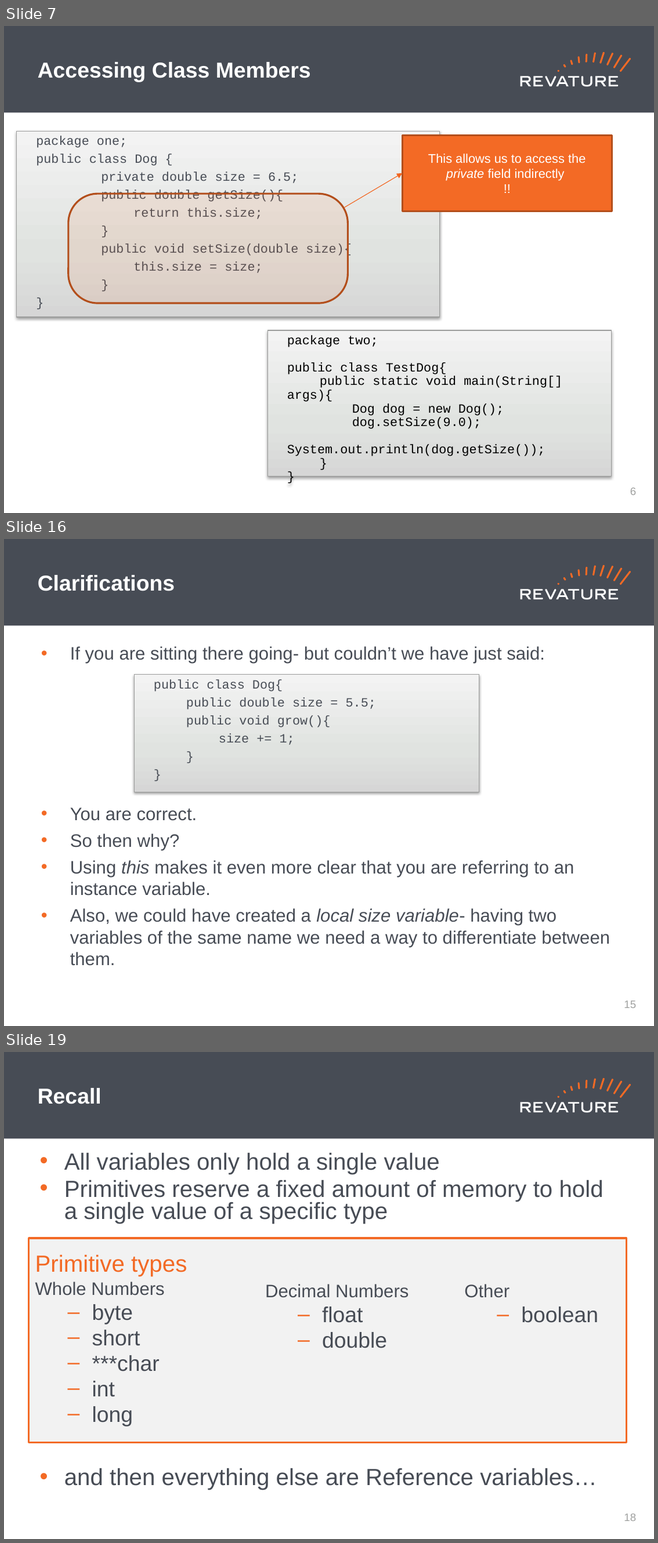
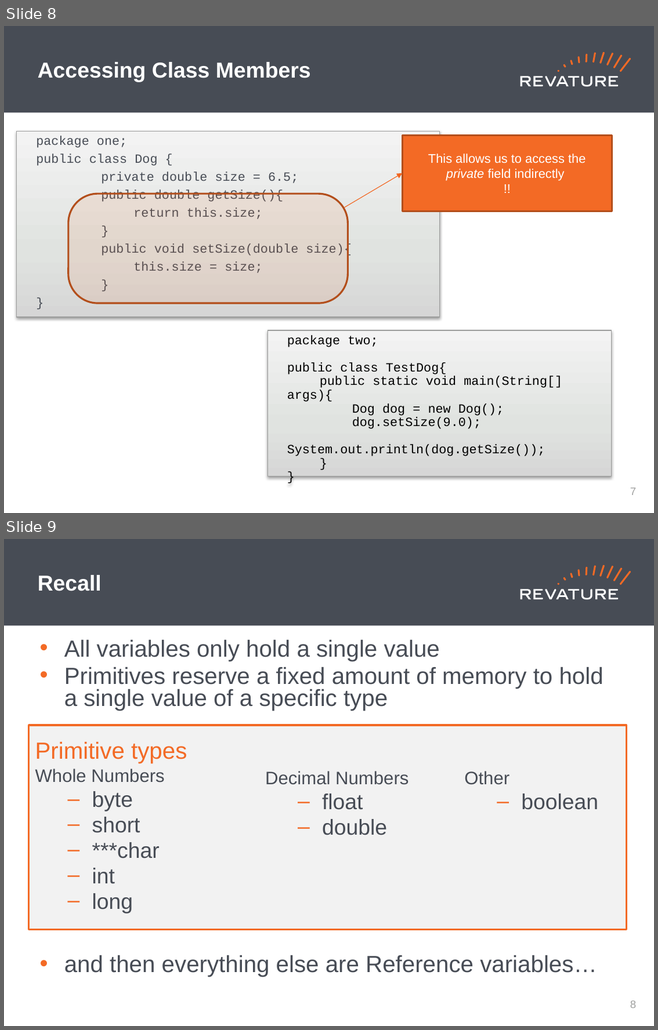
Before and after one commit to jhigherevature/8302021_RAP, a slide deck: powerpoints/Day_7.pptx. Shown one above the other, each under a label of ours: slides 7, 16 and 19 before the commit, slides 8 and 9 after it; the slides between them are not shown. The pictures are 658x1543 and 658x1030 pixels, drawn with LibreOffice and Linux fonts; fonts in the diff are those of the drawing. Boxes give left, top, right and bottom in pixels: in the first picture for what was removed or moved away, otherwise in the second. Text is boxed around its words. In the diff, an @@ line names an element or a change of style, - is before the commit and + after.

```diff
--- a/powerpoints/Day_7.pptx
+++ b/powerpoints/Day_7.pptx
@@ slide 16 removed at (x1=4, y1=539, x2=654, y2=1026), background #FFFFFF; not listed: 19 template elements that a slide beside it also shows @@
@@ title removed at (x1=38, y1=575, x2=175, y2=591) @@
-Clarifications
@@ text removed at (x1=70, y1=646, x2=610, y2=966) @@
-• If you are sitting there going- but couldn’t we have just said:
-• You are correct.
-• So then why?
-• Using this makes it even more clear that you are referring to an instance variable.
-• Also, we could have created a local size variable- having two variables of the same name we need a way to differentiate between them.
@@ rectangle removed at (x1=134, y1=675, x2=478, y2=792) @@
-  public class Dog{
-  public double size = 5.5;
-  public void grow(){
-  size += 1;
-  }
-  }
@@ page number removed at (x1=623, y1=1001, x2=636, y2=1008) @@
-15
@@ what was slide 7 is now slide 8 @@
@@ page number at (x1=630, y1=488, x2=636, y2=495): text changed @@
-6
+7
@@ what was slide 19 is now slide 9 @@
@@ page number at (x1=630, y1=1001, x2=636, y2=1008): text changed @@
-18
+8
```
Also in this commit, not shown: 2 slides changed, 1 slide added, 10 other slides removed.
